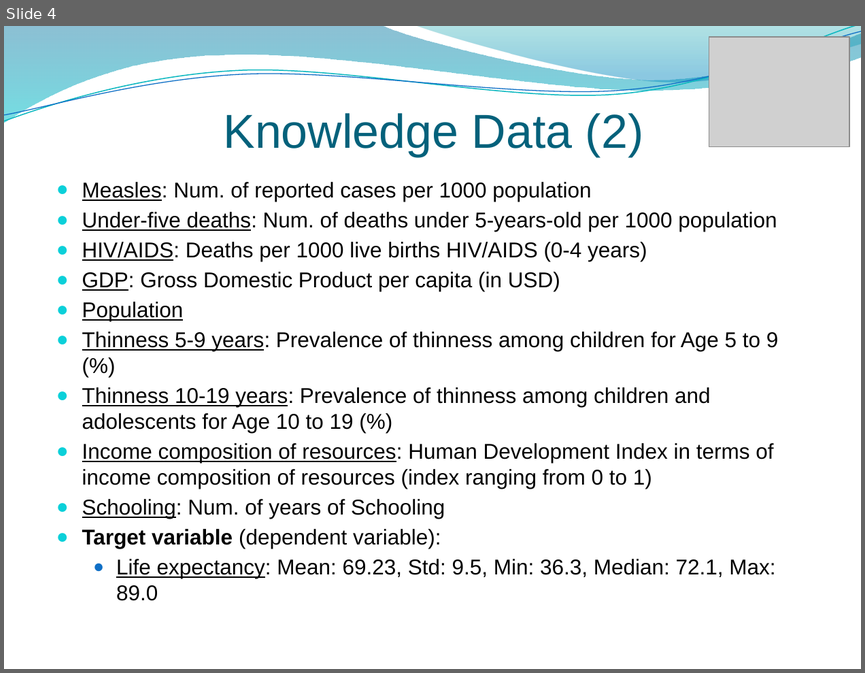
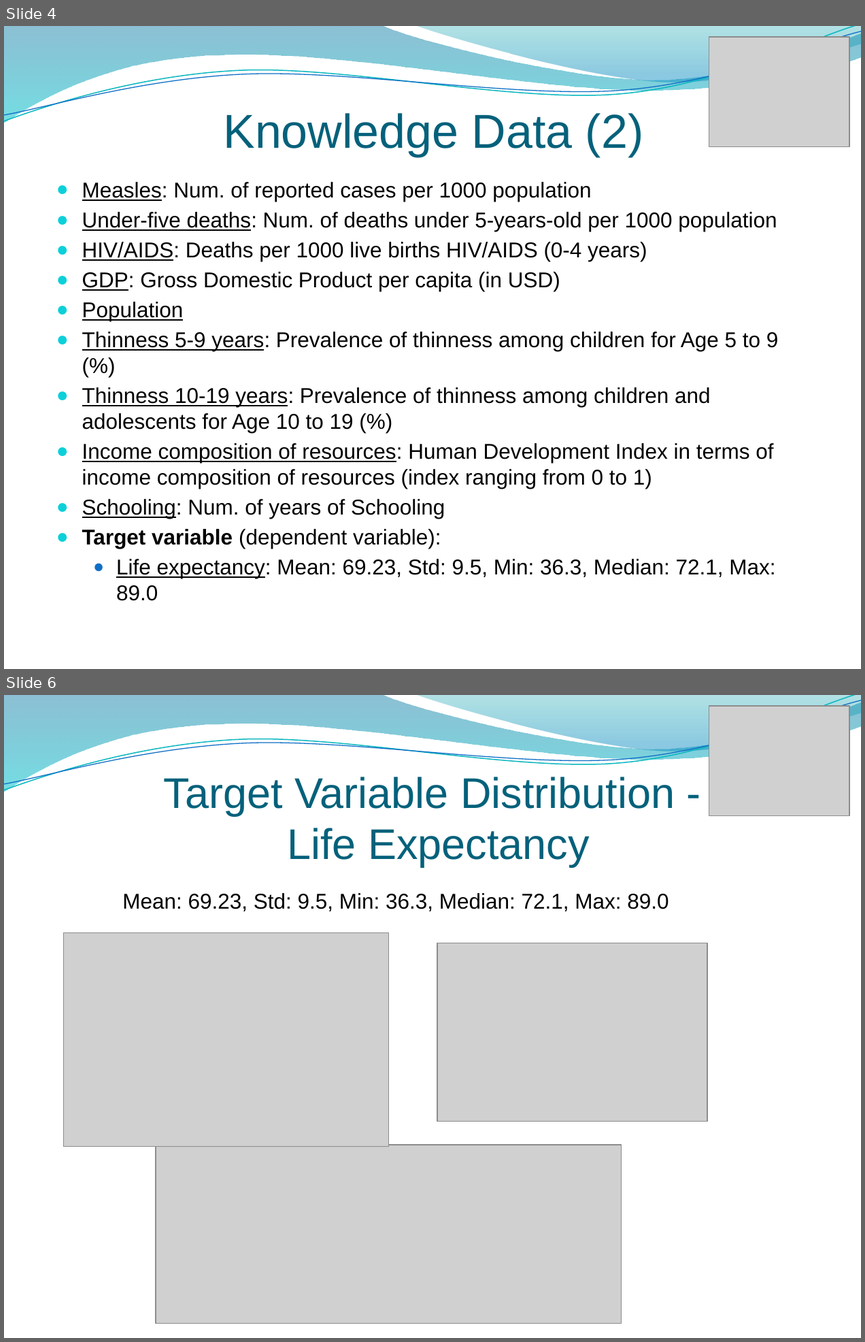
Before and after one commit to linoybar/Regression_Python_Project, a slide deck: Regression Project presentation.pptx. Shown one above the other, each under a label of ours: slide 4 before the commit, slides 4 and 6 after it; the slides between them are not shown. The pictures are 865x673 and 865x1342 pixels, drawn with LibreOffice and Linux fonts; fonts in the diff are those of the drawing; grey boxes stand for pictures; background and template pictures are left out. Boxes give left, top, right and bottom in pixels: in the first picture for what was removed or moved away, otherwise in the second. Text is boxed around its words. In the diff, an @@ line names an element or a change of style, - is before the commit and + after.

```diff
--- a/Regression Project presentation.pptx
+++ b/Regression Project presentation.pptx
@@ slide 6 added at [4,695,861,1338], background picture (left out); not listed: 4 template elements that a slide beside it also shows @@
@@ picture added at [709,706,850,816] @@
@@ title added at [164,777,674,867], 36 pt, text #04617B @@
+Target Variable Distribution -
+Life Expectancy
@@ text added at [122,893,668,911], 18 pt, text #000000 @@
+    Mean: 69.23, Std: 9.5, Min: 36.3, Median: 72.1, Max: 89.0
@@ picture added at [64,932,389,1146] @@
@@ picture added at [438,943,707,1121] @@
@@ picture added at [156,1145,621,1324] @@
```
Also in this commit, not shown: 14 slides changed, 3 other slides added, 1 slide removed.
